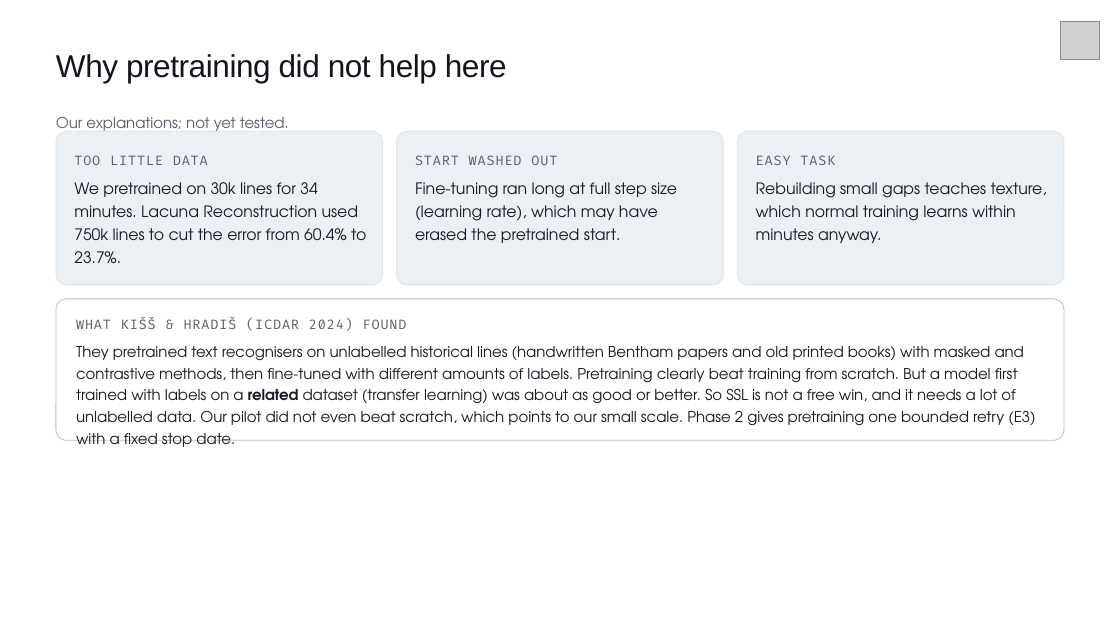
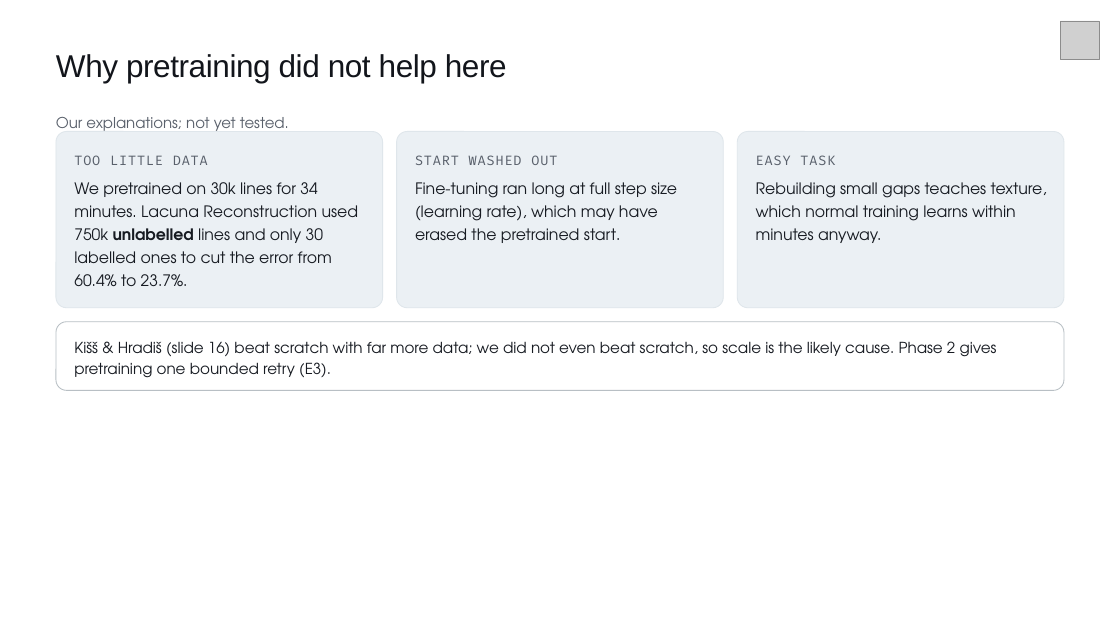
Before and after one commit to Greninja34/learn_what_to_ignore, a slide deck: slide 33 of capstone/reviews/review3/deck/out/review3.pptx. Drawn at 1120x630 pixels with LibreOffice and Linux fonts; fonts in the diff are those of the drawing; grey boxes stand for pictures. Boxes give left, top, right and bottom in pixels: in the first picture for what was removed or moved away, otherwise in the second. Text is boxed around its words. In the diff, an @@ line names an element or a change of style, - is before the commit and + after.

```diff
--- a/capstone/reviews/review3/deck/out/review3.pptx
+++ b/capstone/reviews/review3/deck/out/review3.pptx
@@ rounded rectangle resized from (x1=56, y1=131, x2=383, y2=285) to (x1=56, y1=131, x2=383, y2=308) @@
@@ rounded rectangle resized from (x1=397, y1=131, x2=723, y2=285) to (x1=397, y1=131, x2=723, y2=308) @@
@@ rounded rectangle resized from (x1=738, y1=131, x2=1065, y2=285) to (x1=738, y1=131, x2=1065, y2=308) @@
@@ text at (x1=74, y1=182, x2=359, y2=286): text changed @@
-We pretrained on 30k lines for 34 minutes. Lacuna Reconstruction used 750k lines to cut the error from 60.4% to 23.7%.
+We pretrained on 30k lines for 34 minutes. Lacuna Reconstruction used 750k unlabelled lines and only 30 labelled ones to cut the error from 60.4% to 23.7%.
@@ proportions changed in 4 elements at (x1=56, y1=131, x2=383, y2=308), (x1=397, y1=131, x2=723, y2=308), (x1=738, y1=131, x2=1065, y2=308), (x1=56, y1=322, x2=1065, y2=391) @@
@@ rounded rectangle resized from (x1=56, y1=299, x2=1065, y2=440) to (x1=56, y1=322, x2=1065, y2=391) @@
@@ text at (x1=74, y1=341, x2=997, y2=378): text changed; size 11.2 to 13 pt; font Fira Code to TeX Gyre Adventor; text colour #59606B to #171B22 @@
-WHAT KIŠŠ & HRADIŠ (ICDAR 2024) FOUND
+Kišš & Hradiš (slide 16) beat scratch with far more data; we did not even beat scratch, so scale is the likely cause. Phase 2 gives pretraining one bounded retry (E3).
@@ text removed at (x1=76, y1=346, x2=1035, y2=425) @@
-They pretrained text recognisers on unlabelled historical lines (handwritten Bentham papers and old printed books) with masked and contrastive methods, then fine-tuned with different amounts of labels. Pretraining clearly beat training from scratch. But a model first trained with labels on a related dataset (transfer learning) was about as good or better. So SSL is not a free win, and it needs a lot of unlabelled data. Our pilot did not even beat scratch, which points to our small scale. Phase 2 gives pretraining one bounded retry (E3) with a fixed stop date.
```
Also in this commit, not shown: 1 other slide changed, 3 other files.
